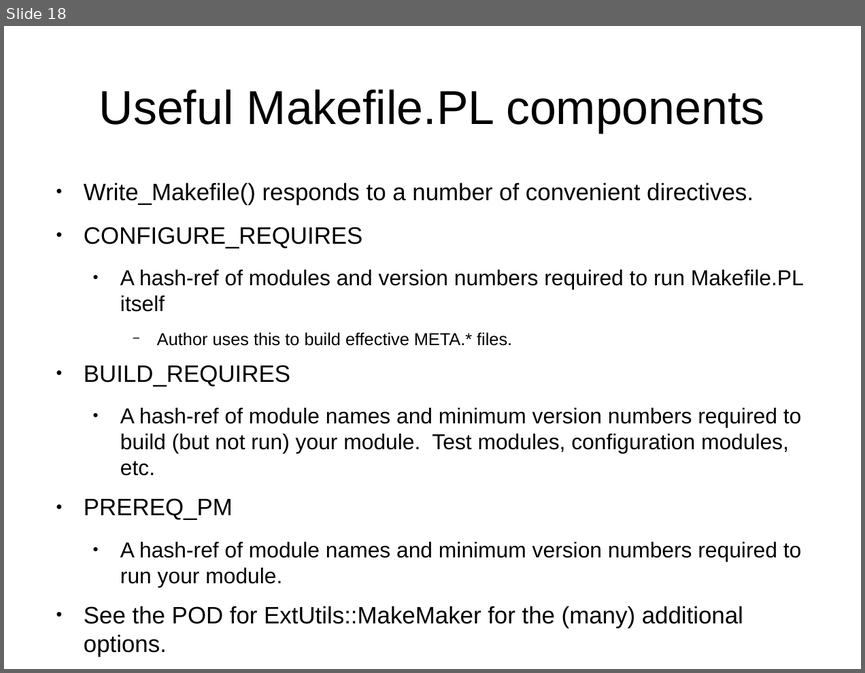
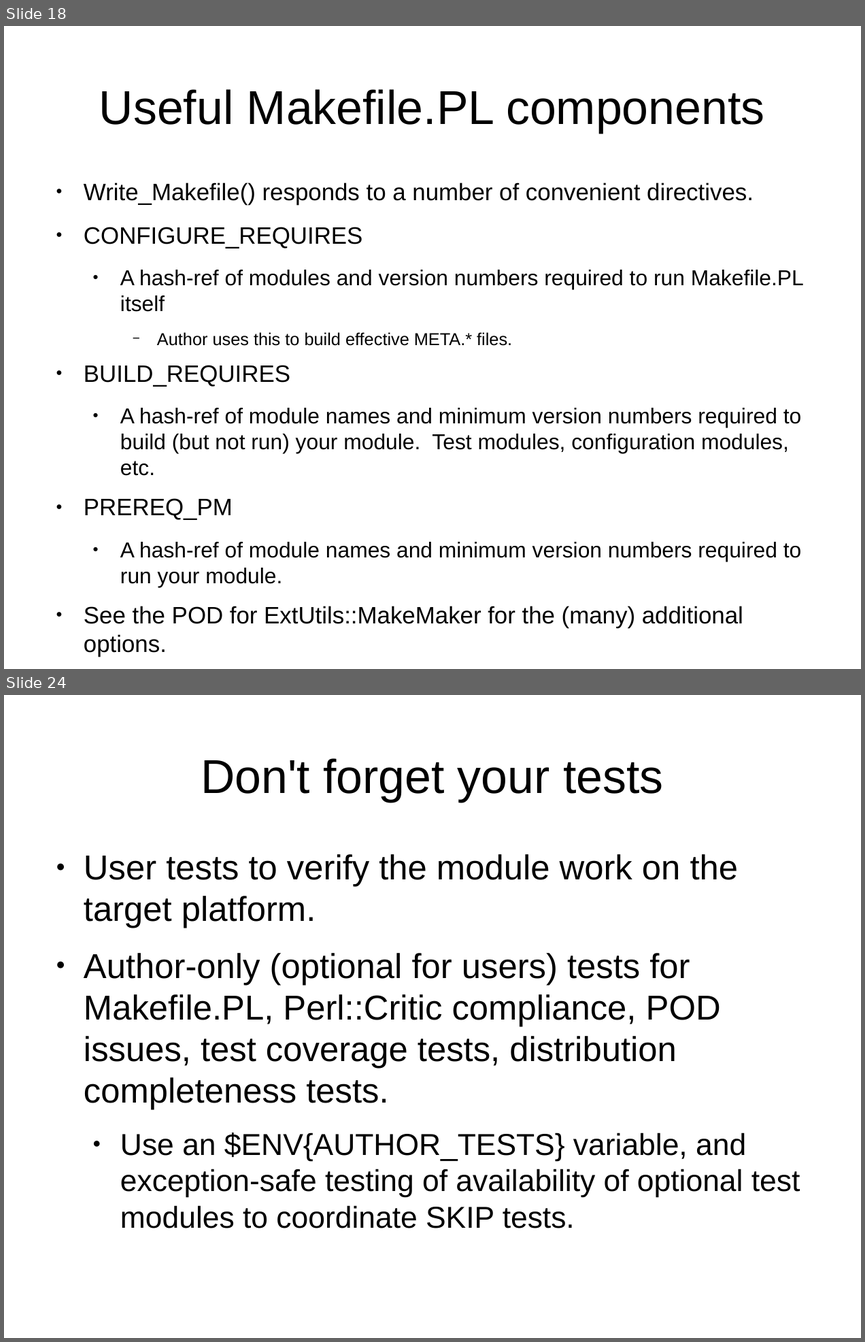
Before and after one commit to daoswald/CPAN-Power-Tools-Talk, a slide deck: PowerTools-I.odp. Shown one above the other, each under a label of ours: slide 18 before the commit, slides 18 and 24 after it; the slides between them are not shown. The pictures are 865x673 and 865x1342 pixels, drawn with LibreOffice and Linux fonts; fonts in the diff are those of the drawing. Boxes give left, top, right and bottom in pixels: in the first picture for what was removed or moved away, otherwise in the second. Text is boxed around its words. In the diff, an @@ line names an element or a change of style, - is before the commit and + after.

```diff
--- a/PowerTools-I.odp
+++ b/PowerTools-I.odp
@@ slide 24 added at (x1=4, y1=695, x2=861, y2=1338), background #FFFFFF @@
@@ title added at (x1=201, y1=758, x2=663, y2=802), 44 pt, text #000000 @@
+Don't forget your tests
@@ text added at (x1=84, y1=854, x2=800, y2=1228), 32 pt, text #000000 @@
+● User tests to verify the module work on the target platform.
+● Author-only (optional for users) tests for Makefile.PL, Perl::Critic compliance, POD issues, test coverage tests, distribution completeness tests.
+  ● Use an $ENV{AUTHOR_TESTS} variable, and exception-safe testing of availability of optional test modules to coordinate SKIP tests.
```
Also in this commit, not shown: 1 slide changed, 6 other slides added.
